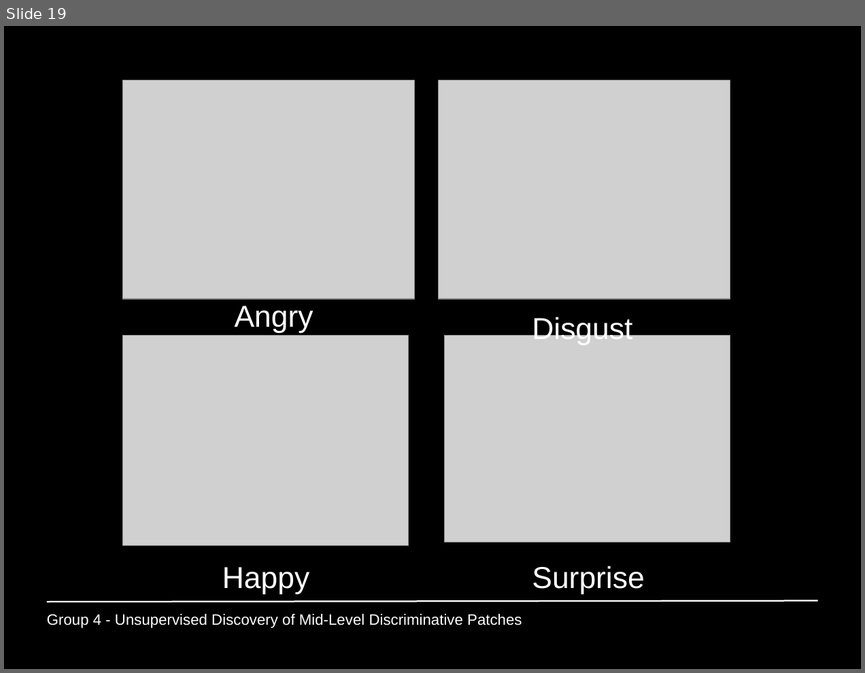
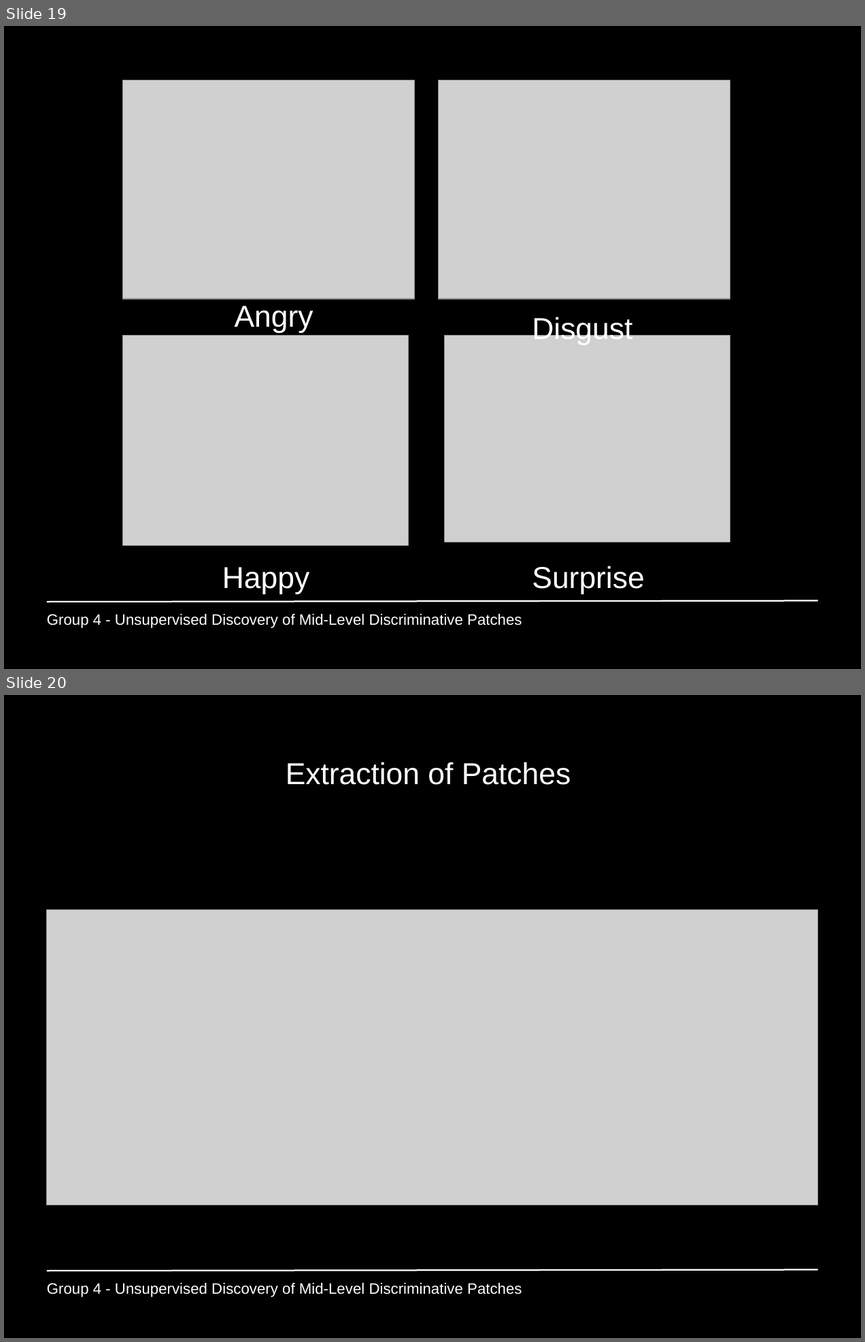
Before and after one commit to GiannisPapadopoulos/DiscriminativePatches, a slide deck: presentations/period3/MAI_Project1_Group4.ppt. Shown one above the other, each under a label of ours: slide 19 before the commit, slides 19 and 20 after it. The pictures are 865x673 and 865x1342 pixels, drawn with LibreOffice and Linux fonts; fonts in the diff are those of the drawing; grey boxes stand for pictures. Boxes give left, top, right and bottom in pixels: in the first picture for what was removed or moved away, otherwise in the second. Text is boxed around its words. In the diff, an @@ line names an element or a change of style, - is before the commit and + after.

Commit message:
manual patches

```diff
--- a/presentations/period3/MAI_Project1_Group4.ppt
+++ b/presentations/period3/MAI_Project1_Group4.ppt
@@ slide 20 added at box(4, 695, 861, 1338), background #000000; not listed: 1 template element that a slide beside it also shows @@
@@ title added at box(286, 762, 570, 785), 28 pt, text #FFFFFF @@
+Extraction of Patches
@@ picture added at box(47, 910, 818, 1205) @@
@@ text added at box(47, 1283, 521, 1297), 14 pt, text #FFFFFF @@
+Group 4 - Unsupervised Discovery of Mid-Level Discriminative Patches
```
Also in this commit, not shown: 1 other slide added.
